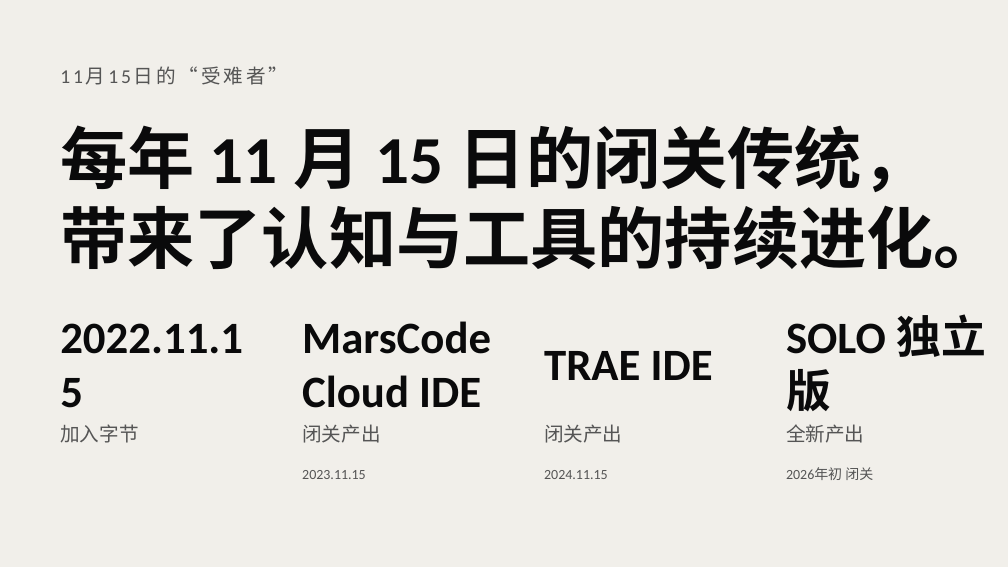
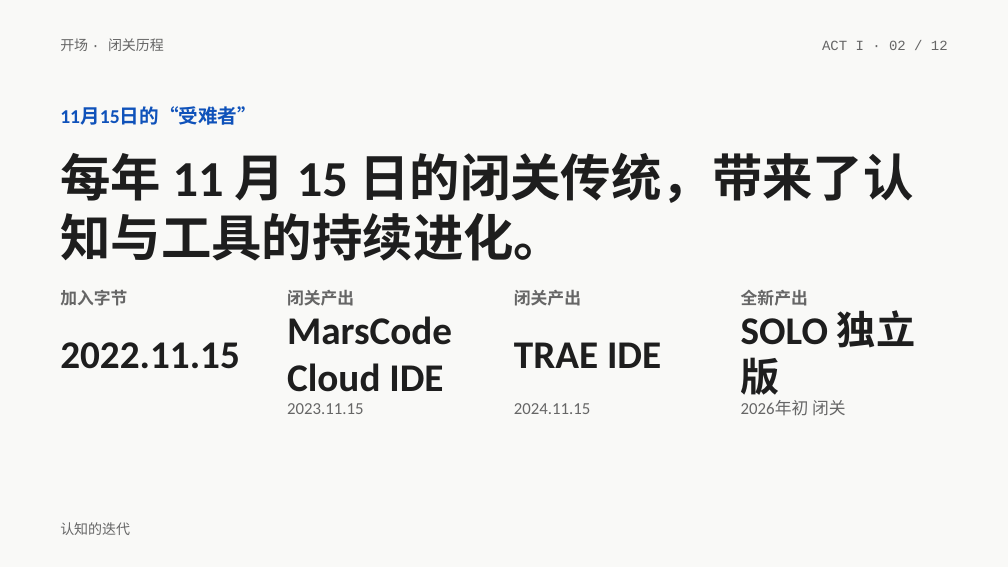
Before and after one commit to atian25/ppt-test, a slide deck: slide 2 of SOLO-0408-直播/ppt/SOLO_0418_直播.pptx. Drawn at 1008x567 pixels with LibreOffice and Linux fonts; fonts in the diff are those of the drawing. Boxes give left, top, right and bottom in pixels: in the first picture for what was removed or moved away, otherwise in the second. Text is boxed around its words. In the diff, an @@ line names an element or a change of style, - is before the commit and + after.

```diff
--- a/SOLO-0408-直播/ppt/SOLO_0418_直播.pptx
+++ b/SOLO-0408-直播/ppt/SOLO_0418_直播.pptx
@@ background #F1EFEA to #F9F9F7 @@
@@ text added at box(60, 38, 164, 51), 10 pt, text #666666 @@
+开场 · 闭关历程
@@ text added at box(822, 40, 948, 50), 10 pt, text #666666 @@
+ACT I · 02 / 12
@@ text "11月15日的“受难者”": place and size @@
-text "11月15日的“受难者”" at box(134, 66, 288, 85)
+text "11月15日的“受难者”" at box(60, 107, 257, 125)
@@ text "11月15日的“受难者”" at box(60, 107, 257, 125): text colour #555555 to #0F52BA, letter spacing 2 to 0 pt, bold on @@
@@ text "每年 11 月 15 日的闭关传统，带来了认知与工具的持续进化。": place and size @@
-text "每年 11 月 15 日的闭关传统，带来了认知与工具的持续进化。" at box(60, 125, 1001, 269)
+text "每年 11 月 15 日的闭关传统，带来了认知与工具的持续进化。" at box(60, 153, 913, 261)
@@ text "每年 11 月 15 日的闭关传统，带来了认知与工具的持续进化。" at box(60, 153, 913, 261): size 48 to 36 pt, text colour #0A0A0B to #1E1E1E; vertical alignment middle to top @@
@@ text "加入字节": place and size @@
-text "加入字节" at box(60, 424, 138, 443)
+text "加入字节" at box(60, 290, 127, 306)
@@ text "闭关产出": place and size @@
-text "闭关产出" at box(302, 424, 380, 443)
+text "闭关产出" at box(287, 290, 354, 306)
@@ text "闭关产出": place and size @@
-text "闭关产出" at box(544, 424, 622, 443)
+text "闭关产出" at box(514, 290, 581, 306)
@@ size 14 to 12 pt, text colour #555555 to #666666, bold on in 4 elements at box(60, 290, 127, 306), box(287, 290, 354, 306), box(514, 290, 581, 306), box(741, 290, 808, 306) @@
@@ text "全新产出": place and size @@
-text "全新产出" at box(786, 424, 864, 443)
+text "全新产出" at box(741, 290, 808, 306)
@@ text "2022.11.15": place and size @@
-text "2022.11.15" at box(60, 323, 243, 354)
+text "2022.11.15" at box(60, 342, 240, 369)
@@ text "MarsCode Cloud IDE": place and size @@
-text "MarsCode Cloud IDE" at box(302, 321, 491, 408)
+text "MarsCode Cloud IDE" at box(287, 316, 452, 392)
@@ text "TRAE IDE": place and size @@
-text "TRAE IDE" at box(544, 351, 713, 380)
+text "TRAE IDE" at box(514, 342, 661, 368)
@@ size 32 to 28 pt, text colour #0A0A0B to #1E1E1E in 4 elements at box(60, 342, 240, 369), box(287, 316, 452, 392), box(514, 342, 661, 368), box(741, 310, 915, 402) @@
@@ text "SOLO 独立版": place and size @@
-text "SOLO 独立版" at box(786, 314, 986, 411)
+text "SOLO 独立版" at box(741, 310, 915, 402)
@@ text "2023.11.15": place and size @@
-text "2023.11.15" at box(302, 470, 366, 479)
+text "2023.11.15" at box(287, 403, 363, 414)
@@ text "2024.11.15": place and size @@
-text "2024.11.15" at box(544, 470, 608, 479)
+text "2024.11.15" at box(514, 403, 590, 414)
@@ size 10 to 12 pt, text colour #555555 to #666666 in 3 elements at box(287, 403, 363, 414), box(514, 403, 590, 414), box(741, 400, 846, 416) @@
@@ text "2026年初 闭关": place and size @@
-text "2026年初 闭关" at box(786, 467, 873, 480)
+text "2026年初 闭关" at box(741, 400, 846, 416)
@@ text added at box(60, 522, 130, 535), 10 pt, text #666666 @@
+认知的迭代
```
Also in this commit, not shown: 11 other slides changed, 1 other file.
